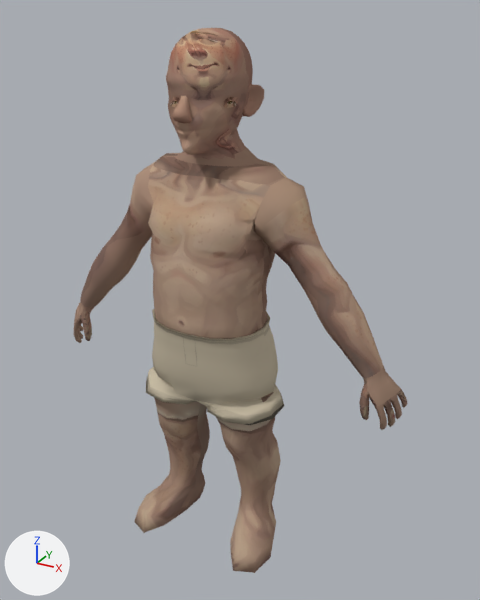
What one commit did to the Blender file tools/blend/boy.blend.
Camera for both pictures: a 50 mm camera at (0.905, -1.518, 1.55) aimed at (0.064, 0.012, 0.785). Lighting does not change. The marker at lower left points along +X, +Y and +Z. The picture after the commit comes second.

The scene before the commit, as lines of its bpy script (objects in view):
```python
me_boy_body = bpy.data.meshes.new('boy_body')
me_boy_body.from_pydata(...)  # 1980 vertices, 2076 faces; spans x -0.57..0.57, y -0.21..0.13, z -0.01..1.51
me_boy_body.polygons.foreach_set('use_smooth', [True] * 2076)
# faces by material slot: [1018, 1058]
me_boy_body.materials.append(mat_boy_skin)  # picture img_boy_skin_png
me_boy_body.materials.append(mat_boy_face)  # picture img_boy_face_png
me_boy_boxers = bpy.data.meshes.new('boy_boxers')
me_boy_boxers.from_pydata(...)  # 237 vertices, 220 faces; spans x -0.22..0.22, y -0.18..0.104, z 0.486..0.754
me_boy_boxers.polygons.foreach_set('use_smooth', [True] * 220)
me_boy_boxers.materials.append(mat_boy_boxers)  # picture img_boy_boxers_png
ob_boy_body = bpy.data.objects.new('boy_body', me_boy_body)
ob_boy_body.location = (0.0, 0.0, 0.0)
ob_boy_boxers = bpy.data.objects.new('boy_boxers', me_boy_boxers)
ob_boy_boxers.location = (0.0, 0.0, 0.0)
```
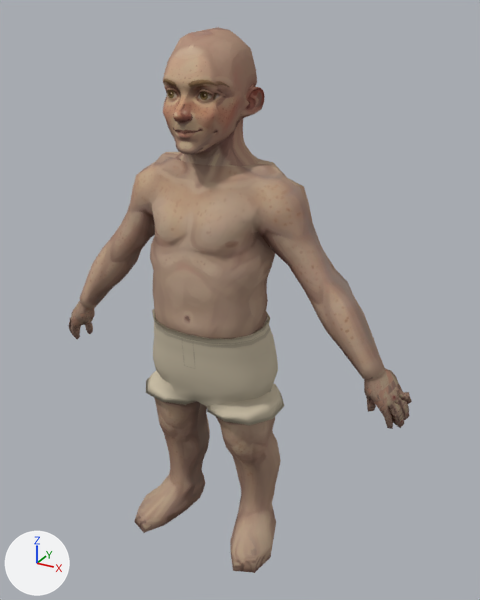
Location of each change, [x1, y1, x2, y2] in pixels of the pictures (480 x 600 px; the box of a moved part takes in the faces that stretch with it):
'boy_body', reshaped
    before: [73, 28, 408, 573]
    after: [68, 27, 412, 573]
part 1 of me_boy_body, moved or reshaped
    before: [166, 28, 264, 167]
    after: [163, 27, 265, 167]
part 2 of me_boy_body, built on
    before: [357, 366, 408, 430]
    after: [357, 367, 412, 429]
part 3 of me_boy_body, reshaped
    before: [73, 297, 94, 343]
    after: [68, 297, 95, 339]
part 4 of me_boy_body, surface changed
    both: [80, 111, 383, 572]

What the commit changed:
me_boy_body is used by ob_boy_body; location (0.0, 0.0, 0.0).
me_boy_body had 1980 vertices, 2076 faces and spanned x -0.57..0.57, y -0.21..0.13, z -0.01..1.51.
me_boy_body now has 2198 vertices, 2420 faces and spans x -0.58..0.58, y -0.21..0.13, z -0.01..1.51.
me_boy_body part 1: 184 vertices moved within x -0.2..0.2, y -0.17..0.1, z 0.98..1.45; 699 vertices removed from x -0.12..0.12, y -0.18..0.11, z 1.2..1.51; 667 vertices added at x -0.13..0.13, y -0.18..0.1, z 1.19..1.51.
me_boy_body part 2: 14 vertices moved from x 0.47..0.56, y -0.06..0.02, z 0.56..0.67 to x 0.47..0.56, y -0.05..0.02, z 0.57..0.67; 78 vertices removed from x 0.46..0.56, y -0.06..0.03, z 0.52..0.68; 203 vertices added at x 0.46..0.58, y -0.06..0.03, z 0.53..0.69.
me_boy_body part 3: 14 vertices moved from x -0.56..-0.47, y -0.06..0.02, z 0.56..0.67 to x -0.56..-0.47, y -0.05..0.02, z 0.57..0.67; 78 vertices removed from x -0.56..-0.46, y -0.06..0.03, z 0.52..0.68; 203 vertices added at x -0.58..-0.46, y -0.06..0.03, z 0.53..0.69.
me_boy_body part 4: 736 kept faces spanning x -0.5..0.5, y -0.21..0.13, z -0.01..1.34 get new texture (UV) coordinates.
Other edits to the shape of me_boy_body do not show in these pictures.
